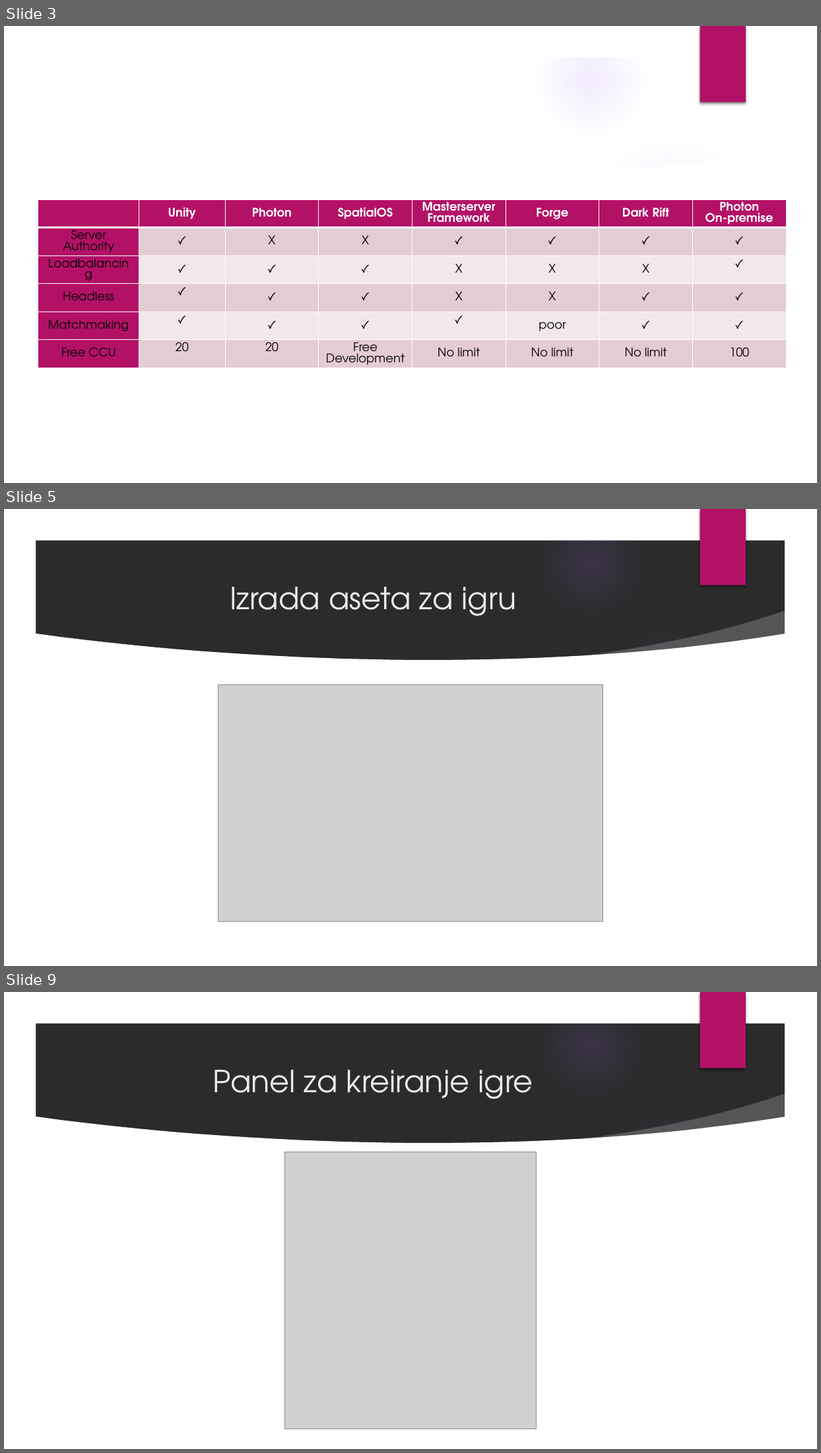
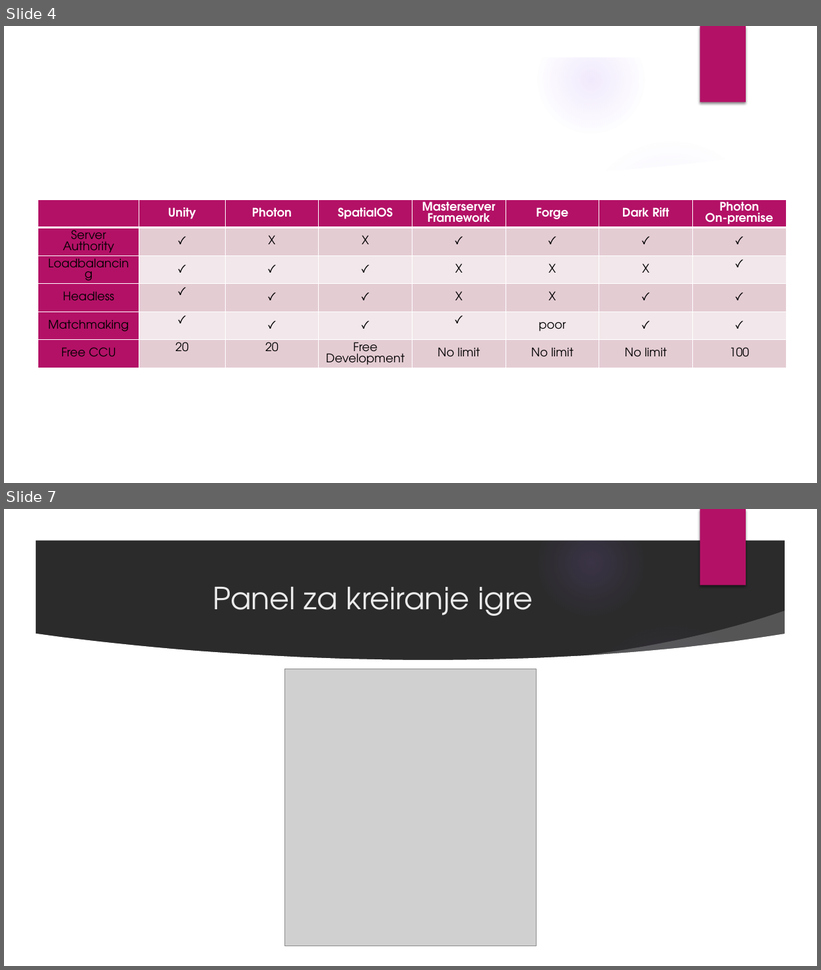
Before and after one commit to DavidManic/MineSweepersServer, a slide deck: Prezentacija.pptx. Shown one above the other, each under a label of ours: slides 3, 5 and 9 before the commit, slides 4 and 7 after it; the slides between them are not shown. The pictures are 821x1453 and 821x970 pixels, drawn with LibreOffice and Linux fonts; fonts in the diff are those of the drawing; grey boxes stand for pictures; background and template pictures are left out; a plain dark background stands for a picture behind light text. Boxes give left, top, right and bottom in pixels: in the first picture for what was removed or moved away, otherwise in the second. Text is boxed around its words. In the diff, an @@ line names an element or a change of style, - is before the commit and + after.

```diff
--- a/Prezentacija.pptx
+++ b/Prezentacija.pptx
@@ slide 5 removed at (4, 509, 817, 966), background picture (left out); not listed: 9 template elements that a slide beside it also shows @@
@@ title removed at (230, 587, 516, 616) @@
-Izrada aseta za igru
@@ picture removed at (218, 685, 603, 923) @@
@@ what was slide 3 is now slide 4 @@
@@ what was slide 9 is now slide 7 @@
```
Also in this commit, not shown: 9 slides changed, 6 slides added, 3 other slides removed, 6 other files.
